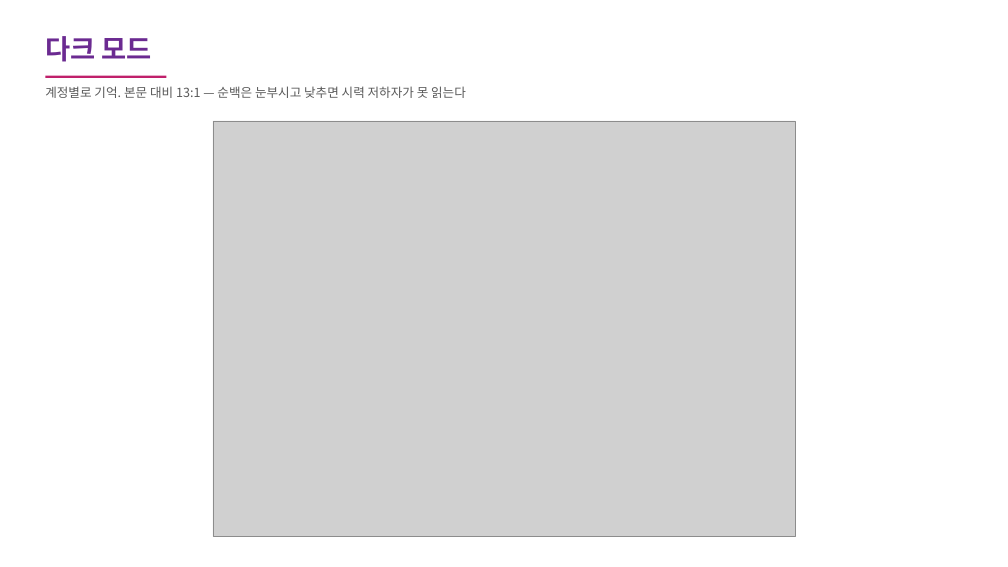
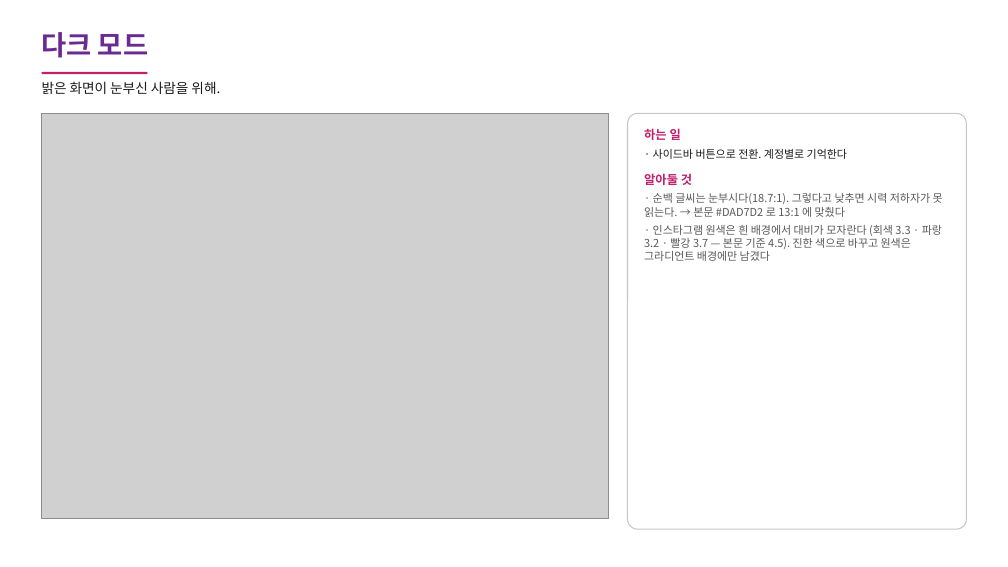
Before and after one commit to carerobot0001-pixel/carerobot-weekly-report, a slide deck: slide 16 of 요양시설스튜디오_화면기록.pptx. Drawn at 1008x567 pixels with LibreOffice and Linux fonts; fonts in the diff are those of the drawing; grey boxes stand for pictures. Boxes give left, top, right and bottom in pixels: in the first picture for what was removed or moved away, otherwise in the second. Text is boxed around its words. In the diff, an @@ line names an element or a change of style, - is before the commit and + after.

```diff
--- a/요양시설스튜디오_화면기록.pptx
+++ b/요양시설스튜디오_화면기록.pptx
@@ text "다크 모드" at bbox=[42, 32, 148, 58]: more space between paragraphs @@
@@ rectangle: place and size @@
-rectangle at bbox=[45, 76, 166, 78]
+rectangle at bbox=[42, 72, 147, 74]
@@ text at bbox=[42, 81, 220, 94]: text changed; size 12 to 13 pt; text colour #595959 to #1A1A1A @@
-계정별로 기억. 본문 대비 13:1 — 순백은 눈부시고 낮추면 시력 저하자가 못 읽는다
+밝은 화면이 눈부신 사람을 위해.
@@ picture: place and size @@
-picture at bbox=[213, 121, 796, 537]
+picture at bbox=[42, 113, 609, 519]
@@ rounded rectangle added at bbox=[628, 113, 966, 529], fill #FFFFFF, outline #C7C7C7 1 pt @@
@@ text added at bbox=[644, 128, 943, 261], 10.5 pt, text #595959 @@
+하는 일
+· 사이드바 버튼으로 전환. 계정별로 기억한다
+알아둘 것
+· 순백 글씨는 눈부시다(18.7:1). 그렇다고 낮추면 시력 저하자가 못 읽는다. → 본문 #DAD7D2 로 13:1 에 맞췄다
+· 인스타그램 원색은 흰 배경에서 대비가 모자란다 (회색 3.3 · 파랑 3.2 · 빨강 3.7 — 본문 기준 4.5). 진한 색으로 바꾸고 원색은 그라디언트 배경에만 남겼다
```
Also in this commit, not shown: 15 other slides changed, 15 other files.
